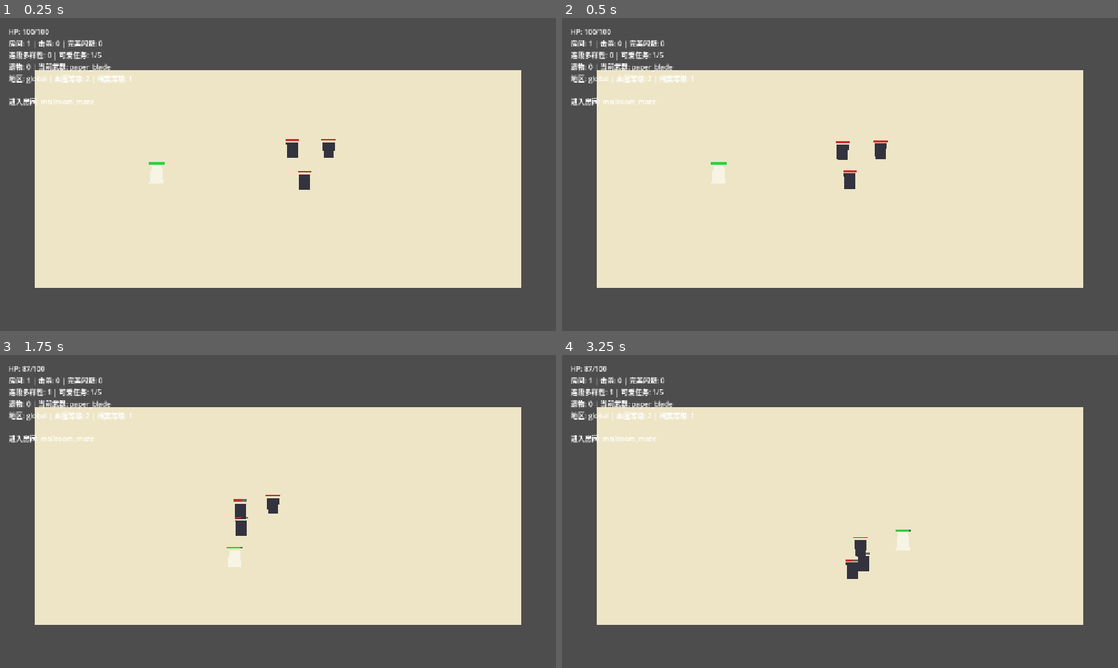
Above: before the commit, frames 1-4 (two rows, left to right).
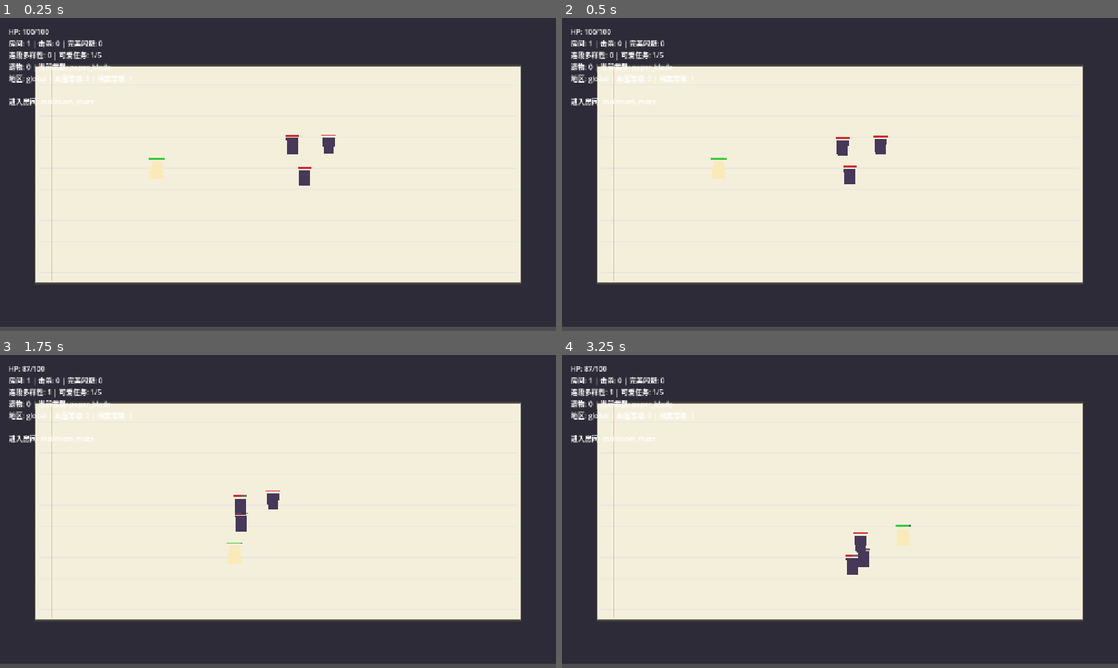
Above: after the commit, the same moments.

Repository: magele758/godot-game-test
Game: Godot game, scene res://scenes/main.tscn
The game is run twice, just before and just after one commit, with the same random seed, the same clock (stepped at 60 frames per second) and the same inputs.
Inputs:
- Up to frame 1 (0.25 s): no input
- Up to frame 2 (0.5 s): no input
- Up to frame 3 (1.75 s): tap Enter at 0.5 s; hold D (move_right) 0.53-1.28 s; tap J (attack) at 0.6, 1.35 s; tap Space at 0.77, 1.52 s; hold S (move_down) from 1.28 s (still down)
- Up to frame 4 (3.25 s): release S (move_down) at 2.03 s; hold D (move_right) 2.03-2.78 s; tap K (dodge) at 2.1 s; tap J (attack) at 2.3, 3.05 s; hold W (move_up) from 2.78 s (still down); tap 1 (weapon_1) at 2.85 s; tap Space at 3.02 s

The runs differ from the first frame. In frame 1, 41% of the frame differs, in the area x 0-100%, y 0-99%; in frame 2, 41%; in frame 3, 41%; in frame 4, 41%.

Commit message:
feat: visual enhancement pass + AI art pipeline guide
- ScreenFX system: screen shake, hit flash, dash afterimage, room transition
- Notebook-style arena: grid lines, binding line, border, dark surround
- Camera with position smoothing
- Brighter player/enemy color distinction
- docs/ArtPipeline.md: full AI art generation workflow with prompts

Co-authored-by: Cursor <cursoragent@cursor.com>

Diff:
--- a/scripts/core/enemy_controller.gd
+++ b/scripts/core/enemy_controller.gd
@@ -78,6 +78,7 @@
 		return
 	var damage: int = int(hit.get("damage", 1))
 	current_health -= damage
+	ScreenFX.flash_white(self, 0.06)
 	var dir: Vector2 = (global_position - knockback_from).normalized()
 	velocity = dir * 180.0
 	if current_health <= 0:
@@ -100,7 +101,7 @@
 			Vector2(12, 18),
 			Vector2(-12, 18),
 		])
-		body.color = Color(0.2, 0.2, 0.25, 1.0)
+		body.color = Color(0.28, 0.22, 0.35, 1.0)
 		add_child(body)
 
 	if get_node_or_null("CollisionShape2D") == null:
--- a/scripts/core/player_controller.gd
+++ b/scripts/core/player_controller.gd
@@ -55,6 +55,9 @@
 func _apply_movement() -> void:
 	if dash_time_left > 0.0:
 		velocity = facing * dash_speed
+		# 每帧生成残影
+		if get_parent() != null:
+			ScreenFX.spawn_afterimage(self, get_parent())
 		return
 
 	var movement := Input.get_vector("move_left", "move_right", "move_up", "move_down")
@@ -125,6 +128,7 @@
 
 	current_health -= damage
 	RunState.register_damage_taken(damage)
+	ScreenFX.flash_white(self, 0.1)
 	if current_health <= 0:
 		is_dead = true
 		emit_signal("died")
@@ -189,7 +193,7 @@
 			Vector2(16, 20),
 			Vector2(-16, 20),
 		])
-		body.color = Color(0.97, 0.96, 0.9, 1.0)
+		body.color = Color(0.98, 0.92, 0.72, 1.0)
 		add_child(body)
 
 	if get_node_or_null("CollisionShape2D") == null:
--- /dev/null
+++ b/scripts/core/screen_fx.gd
@@ -0,0 +1,65 @@
+class_name ScreenFX
+extends RefCounted
+
+## 屏幕震动
+static func shake(camera: Camera2D, intensity: float = 6.0, duration: float = 0.12) -> void:
+	if camera == null:
+		return
+	var tween: Tween = camera.create_tween()
+	var steps: int = int(duration / 0.02)
+	for i in range(steps):
+		var offset: Vector2 = Vector2(
+			randf_range(-intensity, intensity),
+			randf_range(-intensity, intensity),
+		)
+		tween.tween_property(camera, "offset", offset, 0.02)
+	tween.tween_property(camera, "offset", Vector2.ZERO, 0.02)
+
+
+## 受击闪白
+static func flash_white(node: Node2D, duration: float = 0.08) -> void:
+	if node == null:
+		return
+	node.modulate = Color(3.0, 3.0, 3.0, 1.0)
+	var tween: Tween = node.create_tween()
+	tween.tween_property(node, "modulate", Color.WHITE, duration)
+
+
+## 冲刺残影
+static func spawn_afterimage(source: Node2D, parent: Node) -> void:
+	if source == null or parent == null:
+		return
+	var ghost := Polygon2D.new()
+	# 复制 Body 外形
+	var body: Node = source.get_node_or_null("Body")
+	if body is Polygon2D:
+		ghost.polygon = (body as Polygon2D).polygon.duplicate()
+	else:
+		ghost.polygon = PackedVector2Array([
+			Vector2(-12, -20), Vector2(12, -20),
+			Vector2(16, 20), Vector2(-16, 20),
+		])
+	ghost.color = Color(0.7, 0.85, 1.0, 0.35)
+	ghost.global_position = source.global_position
+	parent.add_child(ghost)
+
+	var tween: Tween = ghost.create_tween()
+	tween.tween_property(ghost, "modulate:a", 0.0, 0.2)
+	tween.tween_callback(ghost.queue_free)
+
+
+## 房间切换闪屏
+static func room_flash(parent: Node, viewport_size: Vector2) -> void:
+	var overlay := ColorRect.new()
+	overlay.color = Color(1.0, 1.0, 1.0, 0.6)
+	overlay.size = viewport_size
+	overlay.mouse_filter = Control.MOUSE_FILTER_IGNORE
+
+	var canvas := CanvasLayer.new()
+	canvas.layer = 10
+	canvas.add_child(overlay)
+	parent.add_child(canvas)
+
+	var tween: Tween = overlay.create_tween()
+	tween.tween_property(overlay, "color:a", 0.0, 0.25)
+	tween.tween_callback(canvas.queue_free)
--- a/scripts/main.gd
+++ b/scripts/main.gd
@@ -14,14 +14,26 @@
 var region_profile: Dictionary = {}
 var relic_inventory: Array = []
 var selected_weapon_index: int = 0
+var camera: Camera2D
 
 
 func _ready() -> void:
 	_ensure_input_actions()
+	_setup_camera()
 	_setup_scene()
 	_setup_hud()
 	add_child(run_director)
 	_start_run()
+
+
+func _setup_camera() -> void:
+	camera = Camera2D.new()
+	camera.position = Vector2(640, 370)
+	camera.zoom = Vector2(1.0, 1.0)
+	camera.position_smoothing_enabled = true
+	camera.position_smoothing_speed = 8.0
+	add_child(camera)
+	camera.make_current()
 
 
 func _process(_delta: float) -> void:
@@ -76,6 +88,7 @@
 		return
 
 	current_room = run_director.next_room()
+	ScreenFX.room_flash(self, Vector2(1280, 720))
 	room_started_at_msec = Time.get_ticks_msec()
 	room_damage_checkpoint = int(RunState.metrics.get("damage_taken", 0) as int)
 	RunState.next_room()
@@ -132,6 +145,7 @@
 	if executed:
 		RunState.mark_task_complete("tidy_finish")
 	_spawn_defeat_effect(world_position, executed)
+	ScreenFX.shake(camera, 8.0 if executed else 4.0, 0.1)
 
 	if active_enemy_count == 0:
 		var spent_seconds := float(Time.get_ticks_msec() - room_started_at_msec) / 1000.0
@@ -197,6 +211,15 @@
 
 
 func _setup_scene() -> void:
+	# 整体背景
+	var bg := ColorRect.new()
+	bg.color = Color(0.18, 0.17, 0.22, 1.0)
+	bg.position = Vector2.ZERO
+	bg.size = Vector2(1280, 720)
+	bg.mouse_filter = Control.MOUSE_FILTER_IGNORE
+	add_child(bg)
+
+	# 战斗区域（纸张底色）
 	var board := Polygon2D.new()
 	board.polygon = PackedVector2Array([
 		Vector2(80, 120),
@@ -204,14 +227,42 @@
 		Vector2(1200, 620),
 		Vector2(80, 620),
 	])
-	board.color = Color(0.93, 0.9, 0.78, 1.0)
+	board.color = Color(0.96, 0.94, 0.86, 1.0)
 	add_child(board)
 
-	# 四面碰撞墙，防止角色跑出场地
-	_add_wall(Vector2(640, 112), Vector2(1140, 16))   # 上
-	_add_wall(Vector2(640, 628), Vector2(1140, 16))   # 下
-	_add_wall(Vector2(72, 370), Vector2(16, 516))     # 左
-	_add_wall(Vector2(1208, 370), Vector2(16, 516))   # 右
+	# 网格线（笔记本纸效果）
+	for y in range(140, 620, 24):
+		var line := Line2D.new()
+		line.add_point(Vector2(90, y))
+		line.add_point(Vector2(1190, y))
+		line.width = 1.0
+		line.default_color = Color(0.78, 0.82, 0.92, 0.3)
+		add_child(line)
+
+	# 左侧红线（笔记本装订线）
+	var red_line := Line2D.new()
+	red_line.add_point(Vector2(120, 125))
+	red_line.add_point(Vector2(120, 615))
+	red_line.width = 2.0
+	red_line.default_color = Color(0.85, 0.35, 0.35, 0.4)
+	add_child(red_line)
+
+	# 边框
+	var border := Line2D.new()
+	border.add_point(Vector2(80, 120))
+	border.add_point(Vector2(1200, 120))
+	border.add_point(Vector2(1200, 620))
+	border.add_point(Vector2(80, 620))
+	border.add_point(Vector2(80, 120))
+	border.width = 3.0
+	border.default_color = Color(0.3, 0.28, 0.25, 0.8)
+	add_child(border)
+
+	# 四面碰撞墙
+	_add_wall(Vector2(640, 112), Vector2(1140, 16))
+	_add_wall(Vector2(640, 628), Vector2(1140, 16))
+	_add_wall(Vector2(72, 370), Vector2(16, 516))
+	_add_wall(Vector2(1208, 370), Vector2(16, 516))
 
 
 func _add_wall(pos: Vector2, size: Vector2) -> void:
Not shown, added: scripts/core/screen_fx.gd.uid
Not shown, added: docs/ArtPipeline.md
